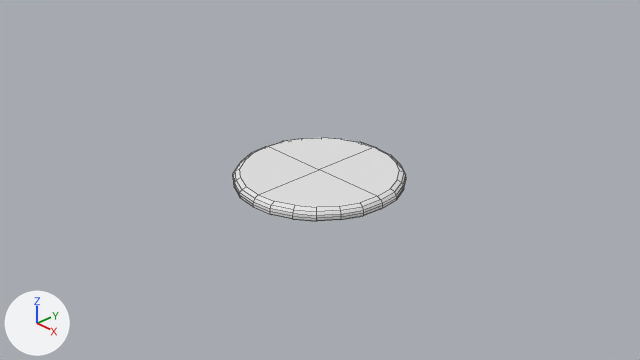
The Blender file assets/frisbee.blend as it was, and as the next commit left it.
Rendered twice from the file's camera 'Camera'. Arrows for +X, +Y and +Z are at lower left; the lights stay in place. Mesh edges are drawn as thin lines.

The scene before the commit, as lines of its bpy script (objects in view):
```python
mat_material = principled_material('Material')
mat_material.base_color = (0.8, 0.8, 0.8)  # white #e7e7e7
mat_material.roughness = 0.4
me_cube = bpy.data.meshes.new('Cube')
me_cube.from_pydata(...)  # 65 vertices, 50 faces; spans x 0.0..1.088, y -1.088..0.0, z -0.067..0.078
me_cube.materials.append(mat_material)  # white #e7e7e7
ob_cube = bpy.data.objects.new('Cube', me_cube)
ob_cube.location = (0.0, 0.0, 0.0)
_m = ob_cube.modifiers.new('Mirror', 'MIRROR')
_m.use_axis = (True, True, False)
_m.use_clip = True
```
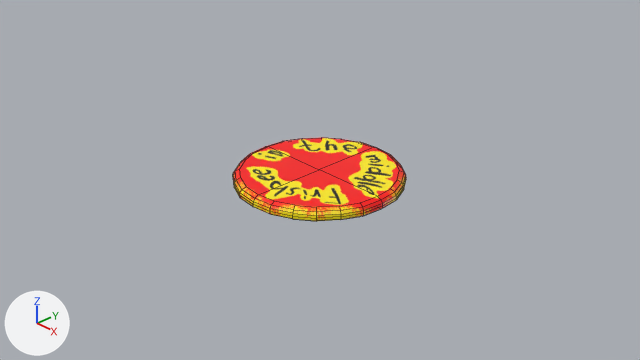
What changed in the scene script:
```text
Add img_frisbee_png:
    img_frisbee_png = load_image('frisbee.png', 'frisbee.png', 1000, 1000, 'sRGB')
Change mat_material:
    add n2 = _N.new('ShaderNodeTexImage'); n2.name = 'Image Texture'
    add n2.image = img_frisbee_png
    add n3 = _N.new('ShaderNodeUVMap'); n3.name = 'UV Map'
    add n3.uv_map = 'UVMap'
    where n1 = _N.new('ShaderNodeBsdfPrincipled'); n1.name = 'Principled BSDF'
    add _L.new(n2.outputs[0], n1.inputs[0])  # 'Color' to 'Base Color'
    add _L.new(n3.outputs[0], n2.inputs[0])  # 'UV' to 'Vector'
Change me_cube:
    used by ob_cube; location = (0.0, 0.0, 0.0)
    remove me_cube.from_pydata(...)  # 65 vertices, 50 faces; spans x 0.0..1.088, y -1.088..0.0, z -0.067..0.078
    add me_cube.from_pydata(...)  # 218 vertices, 200 faces; spans x -1.088..1.088, y -1.088..1.088, z -0.067..0.078
    me_cube part 1
    119 vertices are added at x -1.088..1.061, y -1.061..1.088, z -0.067..0.078
    17 new vertices lie (0.0, 0.0, 0.047) away from vertices in x -0.979..0.954, y -0.954..0.979, z -0.038
    17 new vertices lie (0.0, 0.0, 0.032) away from vertices in x -1.088..1.061, y -1.061..1.088, z -0.049
    150 new faces join them
    me_cube part 2: 50 kept faces spanning x 0.0..1.088, y -1.088..0.0, z -0.067..0.078 get new texture (UV) coordinates
Change ob_cube:
    remove _m = ob_cube.modifiers.new('Mirror', 'MIRROR')
    remove _m.use_axis = (True, True, False)
    remove _m.use_clip = True
```

Pixel boxes (x1, y1, x2, y2) of what changed, in the pictures (640 x 360 px):
'Cube', surface changed, reshaped, modifiers changed
    both: (233, 138, 406, 221)
part 1 of me_cube, added
    after: (233, 138, 406, 208)
part 2 of me_cube, surface changed
    before: (233, 138, 406, 221)
    after: (253, 170, 382, 221)
